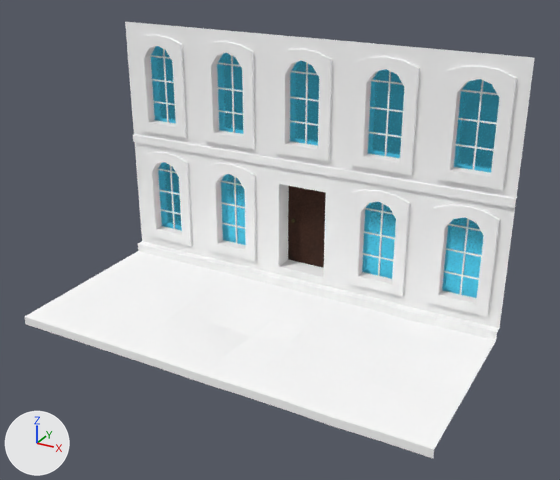
The glTF model building.glb: old version first, new version second.
Rendered twice from a camera (50 mm lens) standing at (19.2, -32.1, 21.6) and looking at (1.2, 0.5, 5.2). Lighting does not change. The marker at lower left points along +X, +Y and +Z.

In view in the first picture: 'Building'.
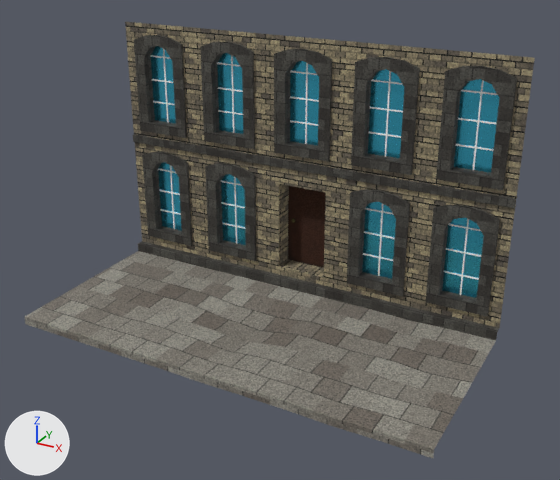
The change, as a list of edits to the scene's bpy script:
```text
Add img_buildingroad:
    img_buildingroad = load_image('BuildingRoad', '_unpacked/BuildingRoad', 512, 512, 'sRGB')
Add img_buildingwindows:
    img_buildingwindows = load_image('BuildingWindows', '_unpacked/BuildingWindows', 512, 512, 'sRGB')
Add img_building:
    img_building = load_image('Building', '_unpacked/Building', 512, 512, 'sRGB')
Change mat_buildingmain:
    remove mat_buildingmain.base_color = (1.0, 1.0, 1.0)  # white #ffffff
    add mat_buildingmain.texture = img_building
Change mat_buildingwindows:
    remove mat_buildingwindows.base_color = (1.0, 1.0, 1.0)  # white #ffffff
    add mat_buildingwindows.texture = img_buildingwindows
Change mat_buildingroad:
    remove mat_buildingroad.base_color = (1.0, 1.0, 1.0)  # white #ffffff
    add mat_buildingroad.texture = img_buildingroad
```

What differs and where, as boxes (x1, y1, x2, y2) in the pictures (560 x 480 px):
'Building', surface changed (white to grey)
    both: (24, 22, 535, 458)
